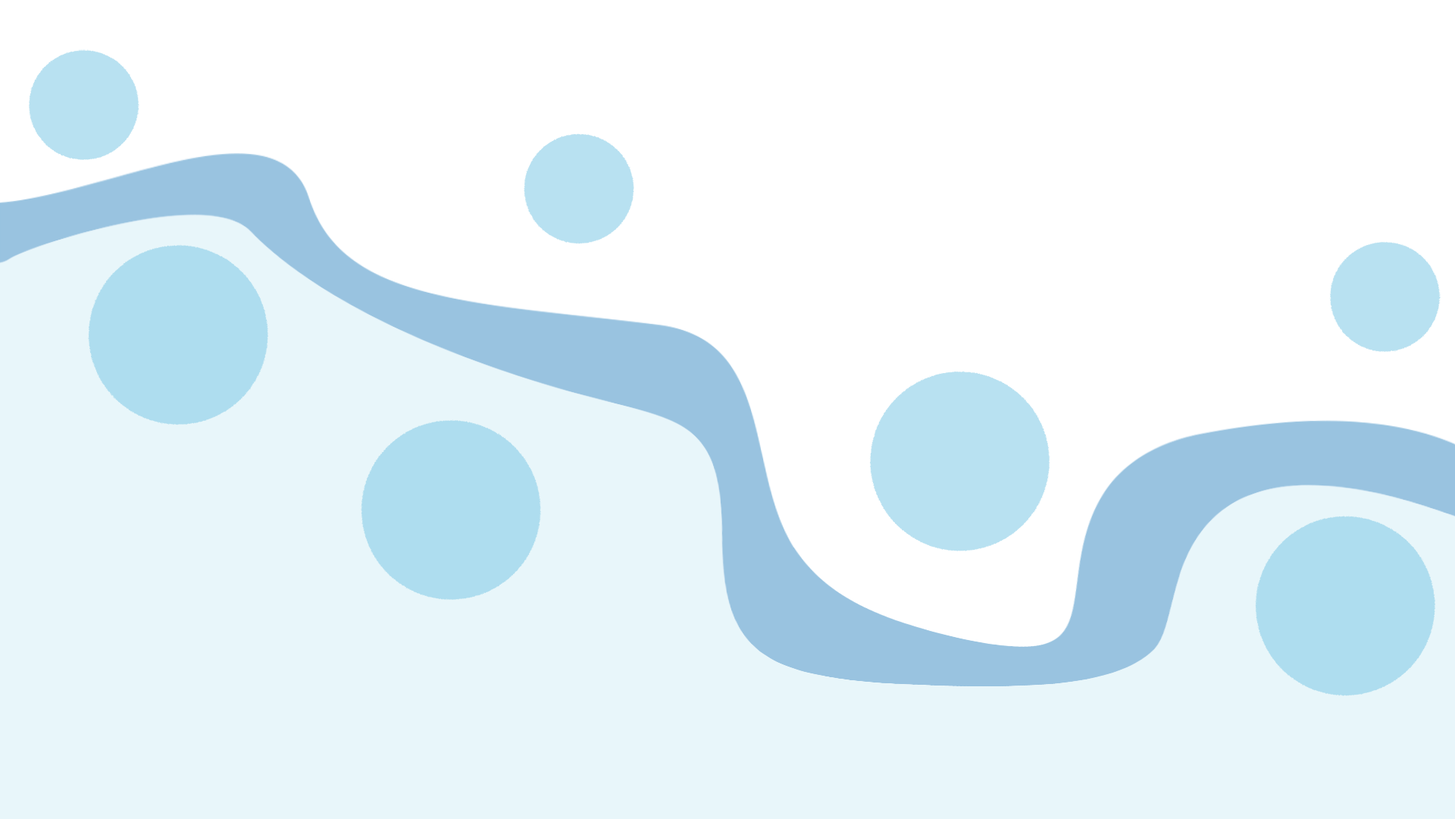
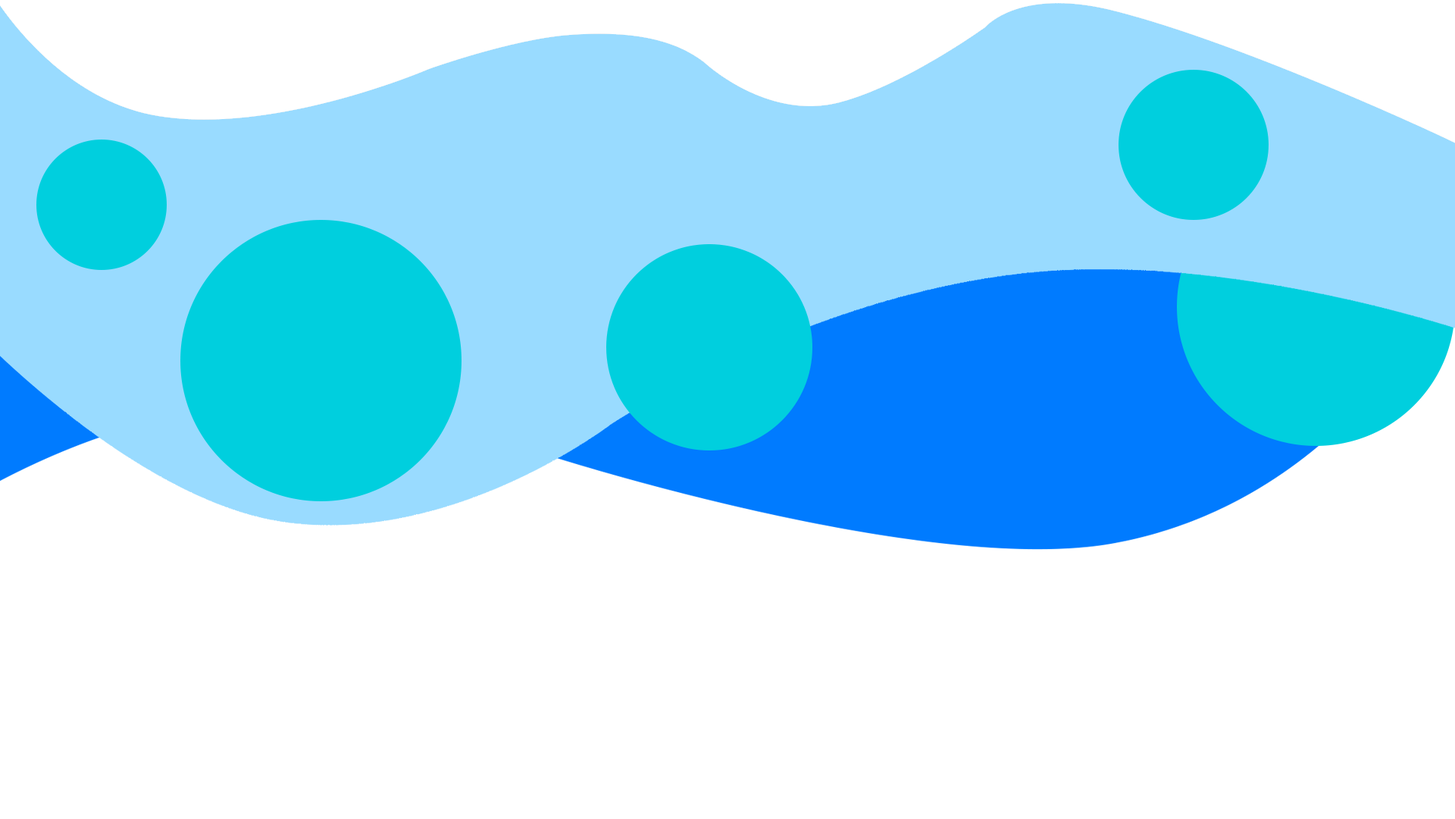
Two versions of the same layered image (1455x819). Layer-by-layer changes:
added group "Grupo 3" with 9 layers above "Grupo 1" over [left=0, top=3, right=1455, bottom=550]
added layer "Elipse 1 copia 4" in group "Grupo 3" over [left=606, top=244, right=813, bottom=451]
added layer "Elipse 1 copia 7" in group "Grupo 3" over [left=1118, top=69, right=1269, bottom=220]
added layer "Elipse 1 copia 5" in group "Grupo 3" over [left=36, top=139, right=167, bottom=270]
added layer "Elipse 1" in group "Grupo 3" over [left=180, top=219, right=462, bottom=502]
added group "Grupo 4" with 2 layers in group "Grupo 3" over [left=0, top=3, right=1455, bottom=526]
added layer "Capa 4 copia 2" in group "Grupo 4" over [left=0, top=3, right=1455, bottom=245]
added layer "Capa 4 copia" in group "Grupo 4" over [left=0, top=150, right=1455, bottom=526]
added layer "Elipse 1 copia 6" in group "Grupo 3" over [left=1177, top=167, right=1455, bottom=446]
added layer "Capa 13" in group "Grupo 3" over [left=0, top=147, right=1455, bottom=550]
hid group "Grupo 1" (4 layers) over [left=0, top=6, right=1455, bottom=819]
hid "Capa 5" over [left=28, top=49, right=1441, bottom=696]
removed layer "Capa 8" (was 76%) from group "Grupo 1" over [left=0, top=213, right=1455, bottom=819]
removed layer "Capa 7" (was 70%) from group "Grupo 1" over [left=0, top=152, right=1455, bottom=687]
hid "Capa 0" over [left=0, top=3, right=1455, bottom=819]
